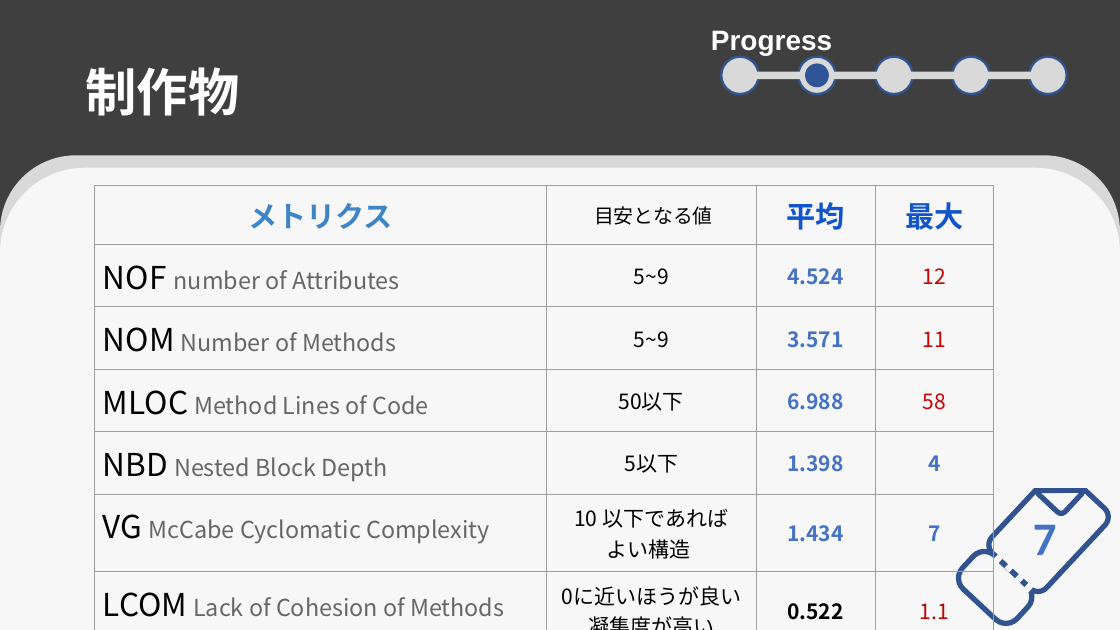
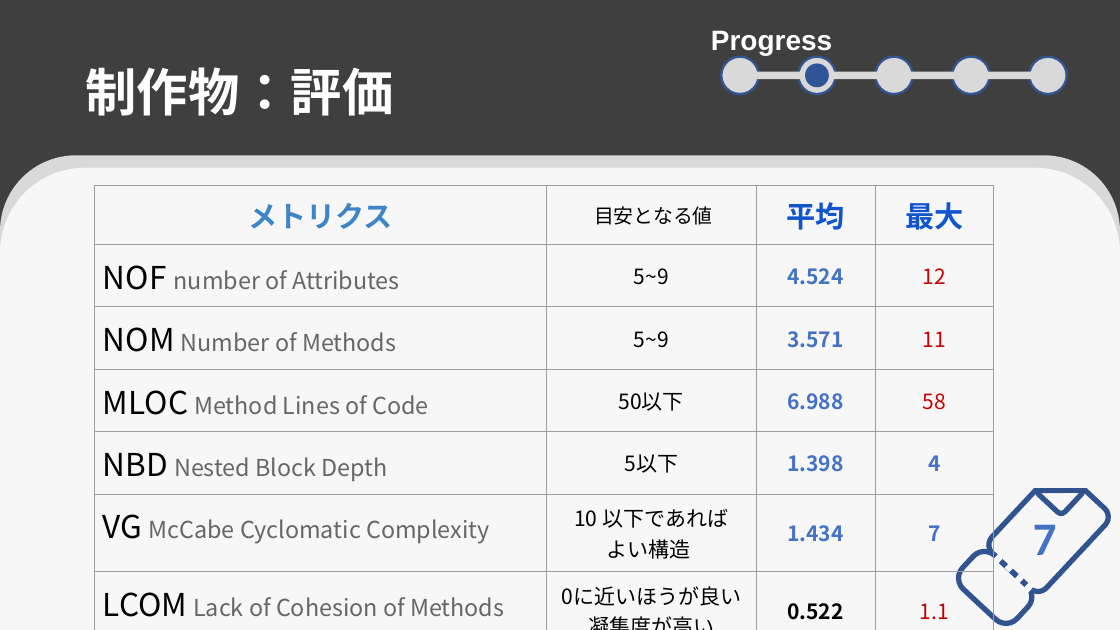
Before and after one commit to s-oishi/testRepo02, a slide deck: slide 9 of 成果発表会発表資料.pptx. Drawn at 1120x630 pixels with LibreOffice and Linux fonts; fonts in the diff are those of the drawing. Boxes give left, top, right and bottom in pixels: in the first picture for what was removed or moved away, otherwise in the second. Text is boxed around its words. In the diff, an @@ line names an element or a change of style, - is before the commit and + after.

```diff
--- a/成果発表会発表資料.pptx
+++ b/成果発表会発表資料.pptx
@@ title at (x1=85, y1=67, x2=393, y2=116): text changed @@
-制作物
+制作物：評価
```
Also in this commit, not shown: 1 slide added, 1 other file.
